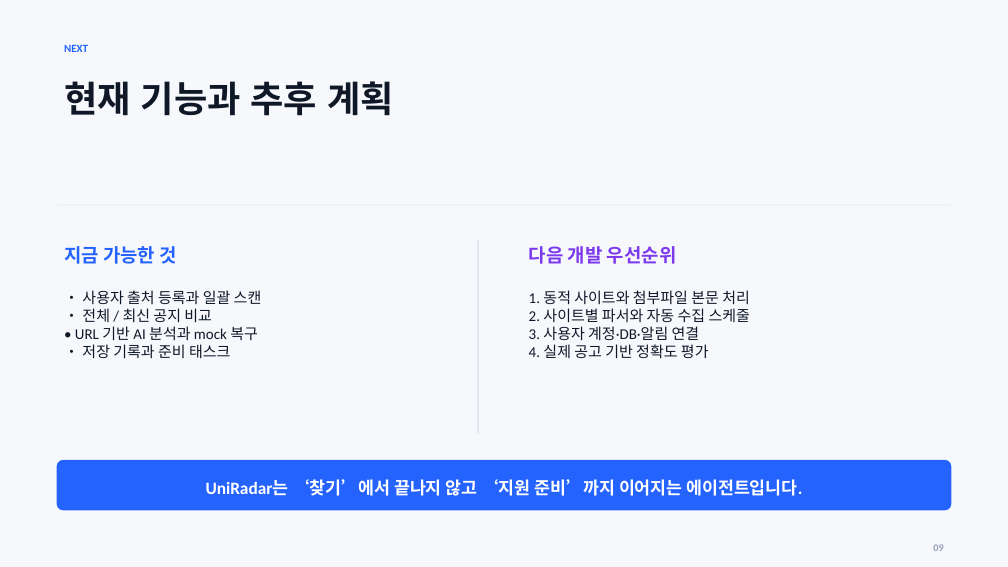
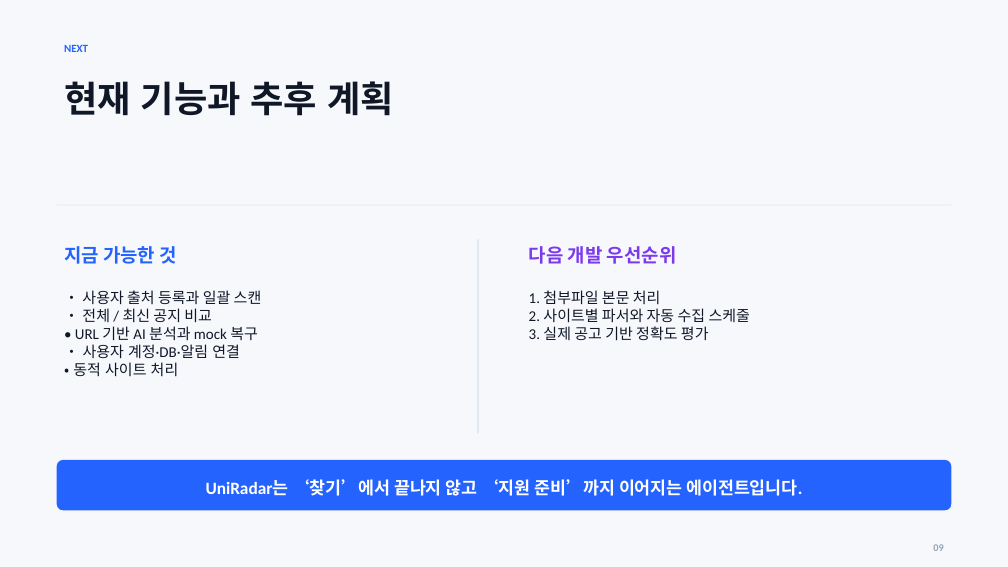
Before and after one commit to Mureung1/hub-showcase, a slide deck: slide 9 of output/presentation/수정본.pptx. Drawn at 1008x567 pixels with LibreOffice and Linux fonts; fonts in the diff are those of the drawing. Boxes give left, top, right and bottom in pixels: in the first picture for what was removed or moved away, otherwise in the second. Text is boxed around its words. In the diff, an @@ line names an element or a change of style, - is before the commit and + after.

Commit message:
0724

```diff
--- a/output/presentation/수정본.pptx
+++ b/output/presentation/수정본.pptx
@@ text at [529, 290, 661, 304]: text changed @@
-1. 동적 사이트와 첨부파일 본문 처리
+1. 첨부파일 본문 처리
@@ text at [529, 326, 709, 340]: text changed @@
-3. 사용자 계정·DB·알림 연결
-4. 실제 공고 기반 정확도 평가
+3. 실제 공고 기반 정확도 평가
@@ text at [73, 344, 240, 376]: text changed @@
-• 저장 기록과 준비 태스크
+• 사용자 계정·DB·알림 연결
+• 동적 사이트 처리
```
Also in this commit, not shown: 1 other slide changed.
